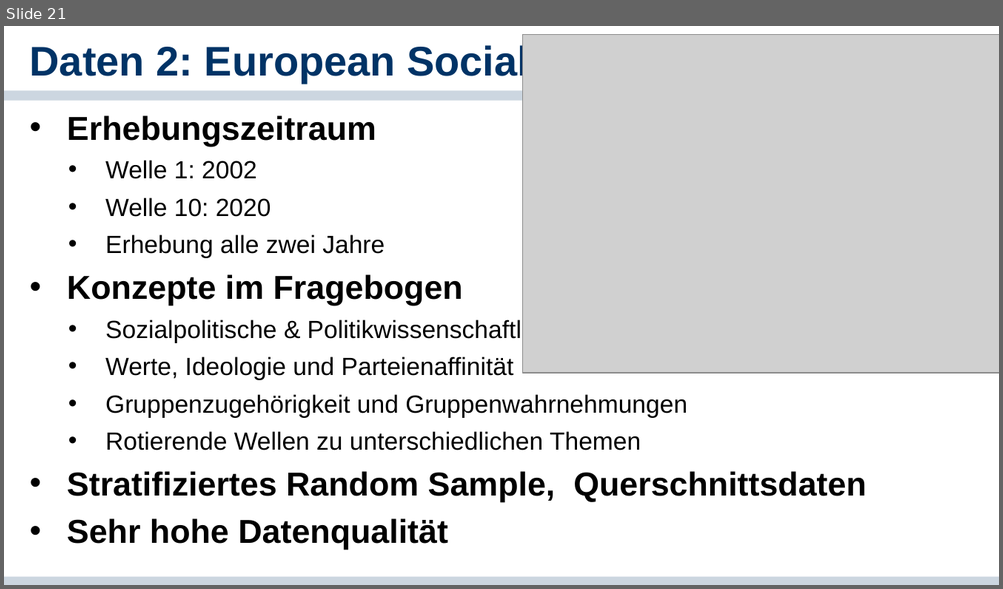
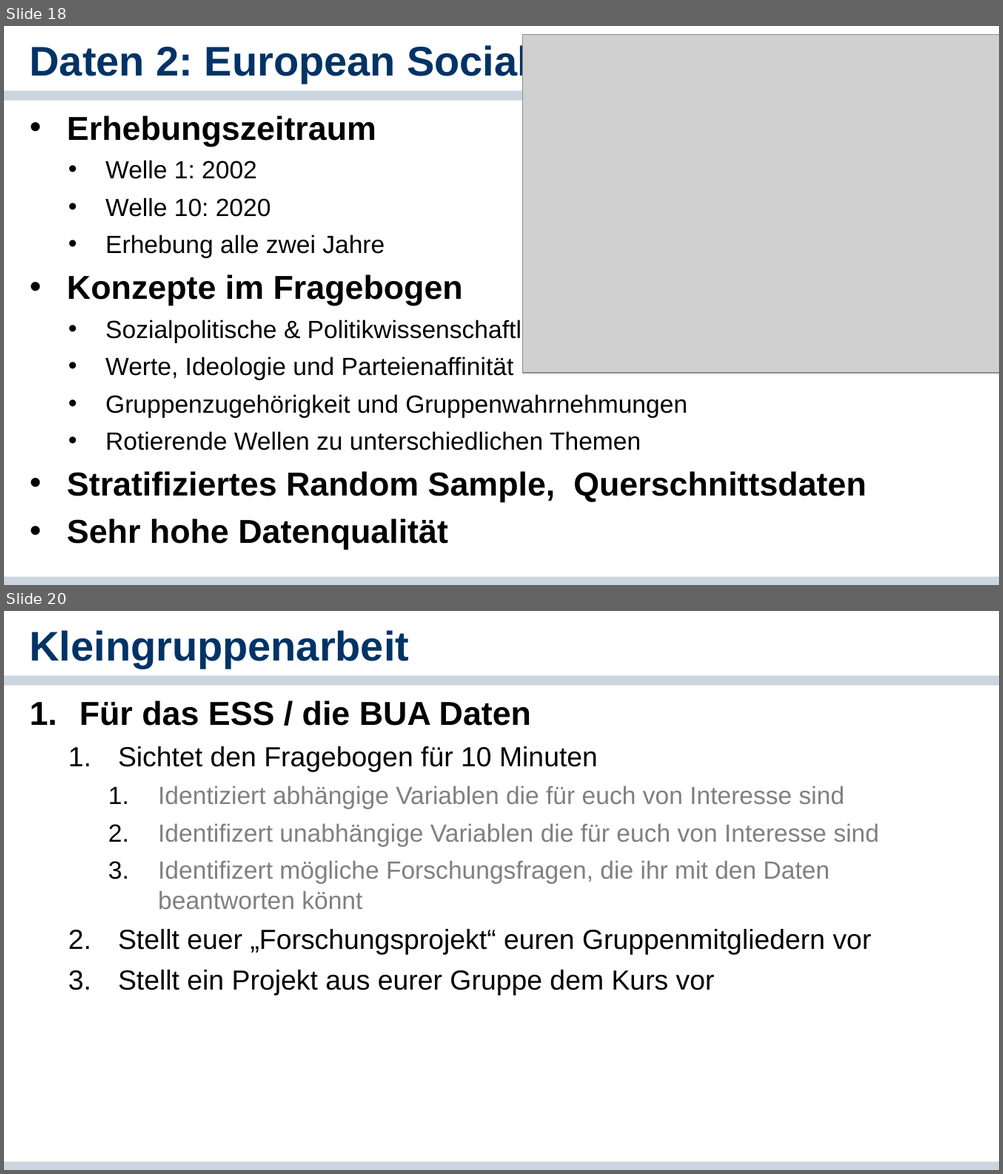
Before and after one commit to cgnguyen/class_political_psychology, a slide deck: 2_Slides_Literature/2_Basics of Political Psychology/2-Methoden und Theorien der politischen Psychologie.pptx. Shown one above the other, each under a label of ours: slide 21 before the commit, slides 18 and 20 after it; the slides between them are not shown. The pictures are 1003x589 and 1003x1174 pixels, drawn with LibreOffice and Linux fonts; fonts in the diff are those of the drawing; grey boxes stand for pictures; background and template pictures are left out. Boxes give left, top, right and bottom in pixels: in the first picture for what was removed or moved away, otherwise in the second. Text is boxed around its words. In the diff, an @@ line names an element or a change of style, - is before the commit and + after.

```diff
--- a/2_Slides_Literature/2_Basics of Political Psychology/2-Methoden und Theorien der politischen Psychologie.pptx
+++ b/2_Slides_Literature/2_Basics of Political Psychology/2-Methoden und Theorien der politischen Psychologie.pptx
@@ slide 20 added at box(4, 611, 999, 1170), background #FFFFFF; not listed: 2 template elements that a slide beside it also shows @@
@@ title added at box(30, 630, 410, 668), 30 pt, text #003366, bold @@
+Kleingruppenarbeit
@@ text added at box(79, 701, 879, 996), 18 pt, text #808080 @@
+1. Für das ESS / die BUA Daten
+  1. Sichtet den Fragebogen für 10 Minuten
+    1. Identiziert abhängige Variablen die für euch von Interesse sind
+    2. Identifizert unabhängige Variablen die für euch von Interesse sind
+    3. Identifizert mögliche Forschungsfragen, die ihr mit den Daten beantworten könnt
+  2. Stellt euer „Forschungsprojekt“ euren Gruppenmitgliedern vor
+  3. Stellt ein Projekt aus eurer Gruppe dem Kurs vor
@@ what was slide 21 is now slide 18 @@
```
Also in this commit, not shown: 3 slides changed, 1 other slide added, 10 slides removed.
